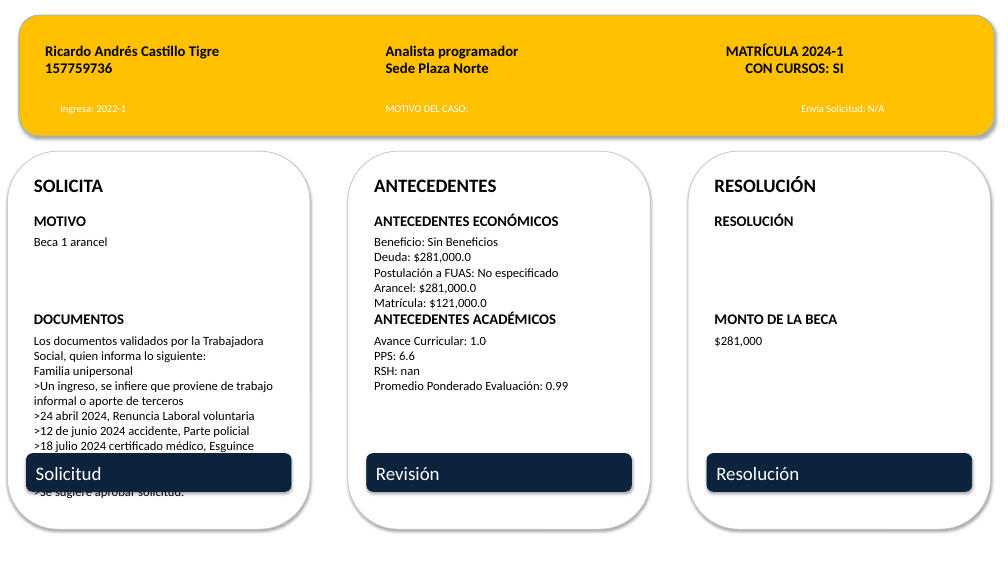
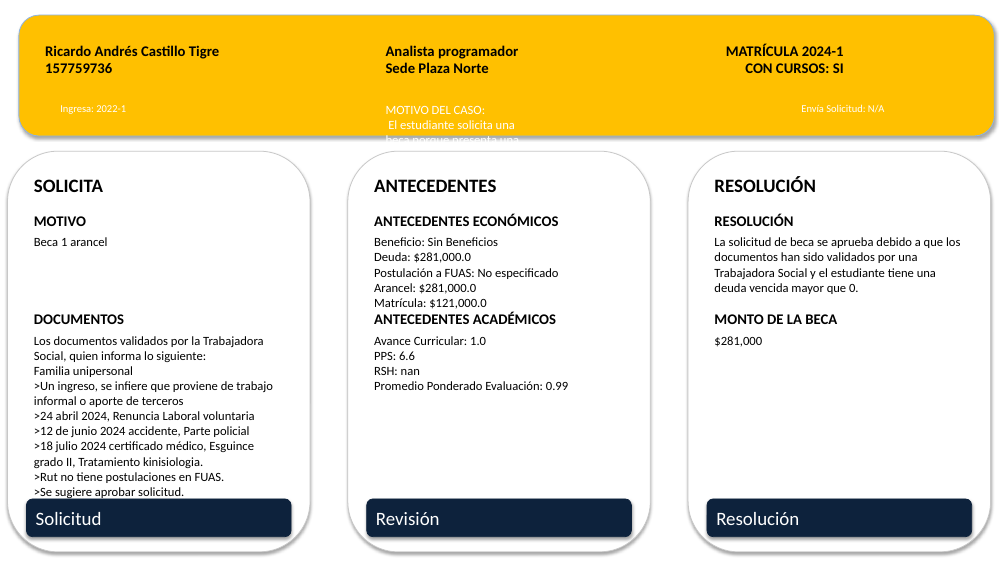
Before and after one commit to davidtroncosop/revdoc_ppt, a slide deck: slide 11 of propuestas_resolucion.pptx. Drawn at 1008x567 pixels with LibreOffice and Linux fonts; fonts in the diff are those of the drawing. Boxes give left, top, right and bottom in pixels: in the first picture for what was removed or moved away, otherwise in the second. Text is boxed around its words. In the diff, an @@ line names an element or a change of style, - is before the commit and + after.

Commit message:
más espacio para la revisón de documentos

```diff
--- a/propuestas_resolucion.pptx
+++ b/propuestas_resolucion.pptx
@@ text at [386, 106, 519, 193]: text changed; size 10 to 12 pt @@
-MOTIVO DEL CASO:
+MOTIVO DEL CASO:
+El estudiante solicita una beca porque presenta una situación de deuda y ha sido evaluado positivamente.
@@ rounded rectangle: place and size @@
-rounded rectangle at [8, 151, 310, 529]
+rounded rectangle at [8, 151, 310, 552]
@@ rounded rectangle: place and size @@
-rounded rectangle at [348, 151, 650, 529]
+rounded rectangle at [348, 151, 650, 552]
@@ rounded rectangle: place and size @@
-rounded rectangle at [688, 151, 991, 529]
+rounded rectangle at [688, 151, 991, 552]
@@ text added at [714, 237, 960, 294], 12 pt, text #000000 @@
+La solicitud de beca se aprueba debido a que los documentos han sido validados por una Trabajadora Social y el estudiante tiene una deuda vencida mayor que 0.
@@ 3 rounded rectangles: place and size @@
-3 rounded rectangles at [26, 454, 972, 492]
+3 rounded rectangles at [26, 499, 972, 537]
```
Also in this commit, not shown: 28 other slides changed, 2 other files.
